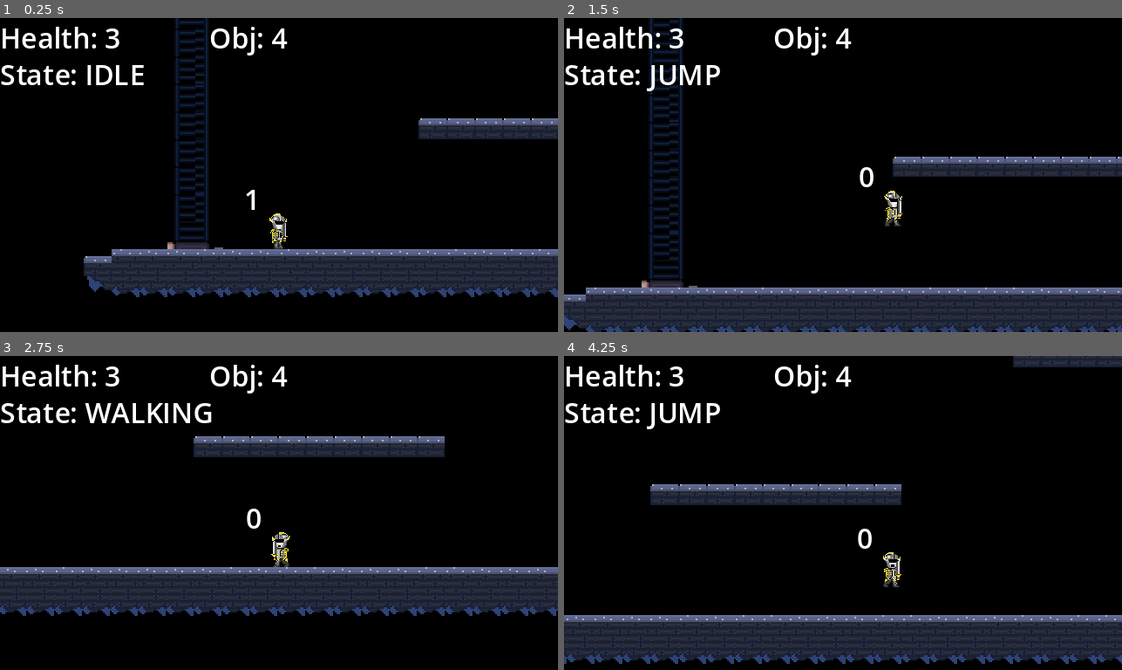
Above: before the commit, frames 1-4 (two rows, left to right).
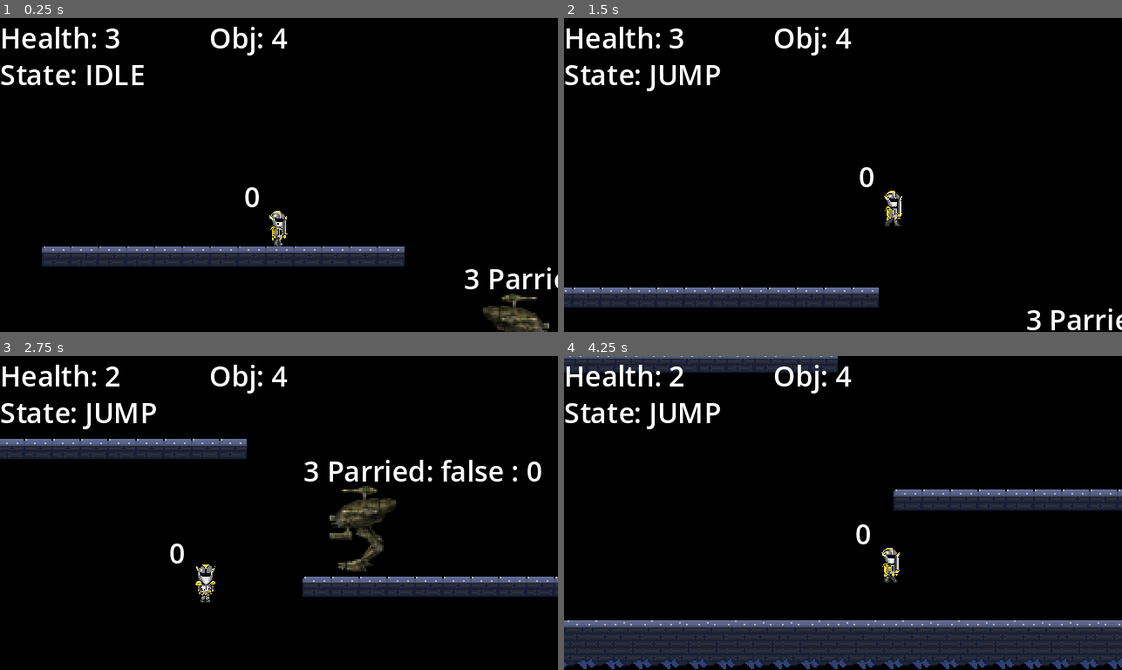
Above: after the commit, the same moments.

Repository: bermuda-ix/GODOT_PROJECTS
Game: Godot game, scene res://levels/enemy_test.tscn
The game is run twice, just before and just after one commit, with the same random seed, the same clock (stepped at 60 frames per second) and the same inputs. This scene is started directly instead of the project's main scene.
Inputs (mouse positions are in pixels of both pictures, inside the frame that each line leads up to):
- Up to frame 1 (0.25 s): no input
- Up to frame 2 (1.5 s): tap Enter (ui_accept) at 0.5 s; move the mouse to (965, 159) at 0.52 s; hold Right (ui_right) from 0.53 s (still down); tap E (parry) at 0.6 s; tap Space (jump) at 0.77, 0.8, 1.07, 1.35 s; move the mouse to (731, 190) at 1.27 s
- Up to frame 3 (2.75 s): tap Space (jump) at 1.52, 1.82, 2.3 s; tap E (parry) at 1.55 s; move the mouse to (334, 443) at 2.02 s; release Right (ui_right) at 2.03 s; hold Left (ui_left) from 2.03 s (still down); tap Ctrl (Dodge) at 2.1 s
- Up to frame 4 (4.25 s): move the mouse to (815, 575) at 2.77 s; release Left (ui_left) at 2.78 s; hold Right (ui_right) from 2.78 s (still down); click (815, 575) at 2.85 s; tap Space (jump) at 3.02, 3.32, 3.77, 3.8, 4.07 s; tap E (parry) at 3.05, 3.6 s; move the mouse to (1010, 560) at 3.52 s

The runs differ from the first frame. In frame 1, 14% of the frame differs, in the area x 7-100%, y 0-100%; in frame 2, 15%; in frame 3, 21%, in the area x 0-100%, y 3-83%; in frame 4, 16%.

Commit message:
Added Parry functions
Parrybox, Enemy Stunned, Parried in hurtboxes

Diff:
--- a/FirstProj/MainProjFolder/Component/hurtbox_temlplate.gd
+++ b/FirstProj/MainProjFolder/Component/hurtbox_temlplate.gd
@@ -4,13 +4,14 @@
 
 signal received_damage(damage: int)
 signal got_hit()
+signal parried()
 
 @export var health: Health
 
 
 func _ready():
 	connect("area_entered", _on_area_entered)
-
+	connect("area_entered", _on_parried)
 
 func _on_area_entered(hitbox: HitBox) -> void:
 	if hitbox != null:
@@ -18,3 +19,7 @@
 		print(health.health)
 		received_damage.emit(hitbox.damage)
 		got_hit.emit()
+
+func _on_parried(parrybox: ParryBox) -> void:
+	if parrybox!= null:
+		parried.emit()
--- /dev/null
+++ b/FirstProj/MainProjFolder/Component/parrybox_template.gd
@@ -0,0 +1,10 @@
+class_name ParryBox
+extends Area2D
+
+@export var knockback: Vector2 = Vector2.ZERO : set = set_knockback, get = get_knockback
+
+func set_knockback(value: Vector2):
+	knockback = value
+
+func get_knockback() -> Vector2:
+	return knockback
--- a/FirstProj/MainProjFolder/chars/base_enemy.tscn
+++ b/FirstProj/MainProjFolder/chars/base_enemy.tscn
@@ -41,8 +41,6 @@
 target_position = Vector2(112, 0)
 collision_mask = 2
 
-[node name="ChaseTimer" type="Timer" parent="."]
-
 [node name="JumpChecks" type="Node2D" parent="."]
 
 [node name="FloorJumpCheckRight" type="RayCast2D" parent="JumpChecks"]
@@ -71,11 +69,21 @@
 
 [node name="JumpTimer" type="Timer" parent="."]
 
+[node name="ParryTimer" type="Timer" parent="."]
+wait_time = 3.0
+one_shot = true
+
+[node name="ChaseTimer" type="Timer" parent="."]
+
 [node name="Health" type="Node" parent="."]
 script = ExtResource("1_onmna")
 
 [node name="HurtBox" type="Area2D" parent="."]
+collision_layer = 16
+collision_mask = 576
 script = ExtResource("2_8inku")
 
 [node name="HitBox" type="Area2D" parent="."]
+collision_layer = 8
+collision_mask = 128
 script = ExtResource("3_hclah")
--- a/FirstProj/MainProjFolder/chars/mech_enemy.gd
+++ b/FirstProj/MainProjFolder/chars/mech_enemy.gd
@@ -27,8 +27,11 @@
 
 @onready var health = $Health
 @onready var hurt_box = $HurtBox
+@onready var hb_collison = $HitBox/CollisionShape2D
 @onready var h_bar = $HBar
+@onready var parry_timer = $ParryTimer as Timer
 var immortal = false
+
 
 @export var wander_speed : float = 40.0
 @export var chase_speed : float = 80.0
@@ -42,15 +45,17 @@
 var player : PlayerEntity = null
 var jump_velocity = JUMP_VELOCITY
 var knockback : Vector2 = Vector2.ZERO
+var parried : bool = false
 
 enum States{
 	WANDER,
 	CHASE,
 	JUMP,
-	ATTACK
+	ATTACK,
+	PARRY
 }
 
-var current_state
+var current_state = States.WANDER
 var prev_state = States.WANDER
 
 func _ready():
@@ -88,11 +93,17 @@
 	if knockback == Vector2.ZERO:
 		handle_movement()
 
+	if parry_timer.is_stopped() :
+		current_state=prev_state
+		parried=false
 
 	handl_animation()
 
 	velocity.x = current_speed + knockback.x
-	move_and_slide()
+
+	if parried==false:
+		move_and_slide()
+
 	knockback = lerp(knockback, Vector2.ZERO, 0.1)
 
 
@@ -140,8 +151,7 @@
 
 				#current_state=States.JUMP
 
-			if ( (leap_up_check_right.is_colliding() and current_speed>0 ) or \
-			 (leap_up_check_left.is_colliding() and current_speed<0 ) ) and position.y>player.position.y:
+			if ( (leap_up_check_right.is_colliding() and current_speed>0 ) or (leap_up_check_left.is_colliding() and current_speed<0 ) ) and position.y>player.position.y:
 				velocity.y = jump_velocity*1.2
 			#
 			if direction.x < 0:
@@ -240,6 +250,9 @@
 						current_speed = -jump_speed
 					else:
 						current_speed = jump_speed
+			States.PARRY:
+				hb_collison.disabled=true
+
 		print(cur_state)
 
 
@@ -251,12 +264,12 @@
 		print("level complete")
 
 func health_bar():
-	h_bar.text=str(health.health, " immortal: ", immortal)
+	h_bar.text=str(health.health, " Parried: ", parried, " : ", parry_timer.time_left)
 
 func _on_hurt_box_got_hit():
-	#health.set_immortality(0.5)
-	knockback.x = 350
-	velocity.y=jump_velocity/2
+	health.set_temporary_immortality(0.2)
+	#knockback.x = 350
+	#velocity.y=jump_velocity/2
 	#if animated_sprite_2d.flip_h:
 		##velocity.y = jump_velocity/3
 		##position.x = position.x-50
@@ -264,3 +277,14 @@
 	#else:
 		##velocity.y = jump_velocity/3
 		##position.x = position.x+50
+
+
+func _on_hurt_box_parried():
+	current_state=States.PARRY
+	print("PARRIED")
+	parry_timer.start()
+	knockback.x = 450
+	await get_tree().create_timer(0.3).timeout
+	set_state(current_state, States.PARRY)
+	#velocity.y=jump_velocity/2
+	parried = true
--- a/FirstProj/MainProjFolder/chars/mech_enemy.tscn
+++ b/FirstProj/MainProjFolder/chars/mech_enemy.tscn
@@ -195,15 +195,6 @@
 position = Vector2(-2.5, -24)
 shape = SubResource("RectangleShape2D_8mxw5")
 
-[node name="HurtBox" parent="." index="10" node_paths=PackedStringArray("health")]
-collision_layer = 16
-collision_mask = 64
-health = NodePath("../Health")
-
-[node name="CollisionShape2D" type="CollisionShape2D" parent="HurtBox" index="0"]
-position = Vector2(-2, -24)
-shape = SubResource("RectangleShape2D_ohrrw")
-
 [node name="HBar" type="Label" parent="." index="11"]
 offset_left = -32.0
 offset_top = -72.0
@@ -211,9 +202,12 @@
 offset_bottom = -49.0
 text = "HEALTH"
 
-[node name="HitBox" parent="." index="12"]
-collision_layer = 8
-collision_mask = 128
+[node name="HurtBox" parent="." index="12" node_paths=PackedStringArray("health")]
+health = NodePath("../Health")
+
+[node name="CollisionShape2D" type="CollisionShape2D" parent="HurtBox" index="0"]
+position = Vector2(-2, -24)
+shape = SubResource("RectangleShape2D_ohrrw")
 
 [node name="CollisionShape2D" type="CollisionShape2D" parent="HitBox" index="0"]
 position = Vector2(-2.25, -24)
@@ -221,3 +215,4 @@
 
 [connection signal="health_depleted" from="Health" to="." method="_on_health_health_depleted"]
 [connection signal="got_hit" from="HurtBox" to="." method="_on_hurt_box_got_hit"]
+[connection signal="parried" from="HurtBox" to="." method="_on_hurt_box_parried"]
--- a/FirstProj/MainProjFolder/levels/enemy_test.tscn
+++ b/FirstProj/MainProjFolder/levels/enemy_test.tscn
@@ -6,7 +6,7 @@
 [node name="EnemyTest" instance=ExtResource("1_wweet")]
 
 [node name="PC" parent="." index="0"]
-position = Vector2(32, 0)
+position = Vector2(456, -152)
 collision_layer = 3
 
 [node name="LevelTileMap" parent="." index="2"]
--- a/FirstProj/MainProjFolder/levels/world.gd
+++ b/FirstProj/MainProjFolder/levels/world.gd
@@ -35,7 +35,7 @@
 	get_health()
 	set_health()
 	if obj<=1:
-		Events.level_completed.connect(show_level_complete)
+		Events.leveAAAl_completed.connect(show_level_complete)
 	label.text=str("Obj: ",obj)
 
 func show_level_complete():
--- a/FirstProj/MainProjFolder/pc.gd
+++ b/FirstProj/MainProjFolder/pc.gd
@@ -42,6 +42,9 @@
 @onready var hit_box = $HitBox
 @onready var hb_right = $HitBox/HBRight
 @onready var hb_left = $HitBox/HBLeft
+@onready var pb_left = $ParryBox/PBLeft
+@onready var pb_right = $ParryBox/PBRight
+
 
 var knockback : Vector2 = Vector2.ZERO
 
@@ -53,7 +56,8 @@
 	hit_box_pos=hit_box.position
 	hb_left.disabled=true
 	hb_right.disabled=true
-
+	pb_left.disabled=true
+	pb_right.disabled=true
 
 func _process(delta):
 	var input_axis = Input.get_axis("walk_left", "walk_right")
@@ -82,6 +86,8 @@
 			cur_state = "SPRINTING"
 		States.PARRY:
 			cur_state = "PARRY"
+			set_state(state, States.PARRY)
+
 
 	dodge(input_axis, delta)
 	if Input.is_action_just_pressed("walk_right"):
@@ -332,10 +338,16 @@
 	if Input.is_action_just_pressed("parry"):
 		parry_timer.start()
 		parry_stance=true
+		state=States.PARRY
+		if face_right==true:
+			pb_left.disabled=false
+		if face_right==false:
+			pb_right.disabled=false
 
 	elif Input.is_action_just_released("parry") or parry_timer.is_stopped():
 		parry_timer.stop()
 		parry_stance=false
+		state=States.IDLE
 		#idle_state = true
 
 
@@ -420,8 +432,14 @@
 			anim_player.play("dodge")
 			velocity.y=0
 			movement_data.friction=5000
-
-
+		#States.PARRY:
+
+
+
+
+	if state!=States.PARRY:
+		pb_left.disabled=true
+		pb_right.disabled=true
 func get_state() -> String:
 	return cur_state
 
--- a/FirstProj/MainProjFolder/pc.tscn
+++ b/FirstProj/MainProjFolder/pc.tscn
@@ -7,6 +7,7 @@
 [ext_resource type="Script" path="res://Component/health.gd" id="4_q0gnn"]
 [ext_resource type="Script" path="res://Component/hitbox_template.gd" id="6_y7jp7"]
 [ext_resource type="Script" path="res://Component/hurtbox_temlplate.gd" id="7_h23sv"]
+[ext_resource type="Script" path="res://Component/parrybox_template.gd" id="8_7q1rp"]
 
 [sub_resource type="RectangleShape2D" id="RectangleShape2D_pue1l"]
 resource_local_to_scene = true
@@ -594,6 +595,12 @@
 [sub_resource type="RectangleShape2D" id="RectangleShape2D_oupih"]
 size = Vector2(14, 22)
 
+[sub_resource type="RectangleShape2D" id="RectangleShape2D_e3ejd"]
+size = Vector2(7, 20)
+
+[sub_resource type="RectangleShape2D" id="RectangleShape2D_efknh"]
+size = Vector2(5, 20)
+
 [node name="PC" type="CharacterBody2D" node_paths=PackedStringArray("health") groups=["player"]]
 position = Vector2(0, 2)
 collision_layer = 2
@@ -697,6 +704,21 @@
 position = Vector2(0, -13)
 shape = SubResource("RectangleShape2D_oupih")
 
+[node name="ParryBox" type="Area2D" parent="."]
+collision_layer = 512
+collision_mask = 16
+script = ExtResource("8_7q1rp")
+
+[node name="PBLeft" type="CollisionShape2D" parent="ParryBox"]
+position = Vector2(6.5, -12)
+shape = SubResource("RectangleShape2D_e3ejd")
+disabled = true
+
+[node name="PBRight" type="CollisionShape2D" parent="ParryBox"]
+position = Vector2(-7.5, -12)
+shape = SubResource("RectangleShape2D_efknh")
+disabled = true
+
 [connection signal="health_depleted" from="Health" to="." method="_on_health_health_depleted"]
 [connection signal="area_entered" from="HazardDetector" to="." method="_on_hazard_detector_area_entered"]
 [connection signal="got_hit" from="HurtBox" to="." method="_on_hurt_box_got_hit"]
--- a/FirstProj/MainProjFolder/project.godot
+++ b/FirstProj/MainProjFolder/project.godot
@@ -125,6 +125,8 @@
 2d_physics/layer_6="Collectable"
 2d_physics/layer_7="PlayerHitbox"
 2d_physics/layer_8="PlayerHurtbox"
+2d_physics/layer_9="Parry"
+2d_physics/layer_10="PlayerParry"
 
 [rendering]
 
Not shown: 1 places in FirstProj/MainProjFolder/pc.tscn that only renumber resources
Not shown, added: FirstProj/MainProjFolder/levels/con65D7.tmp
Not shown, added: FirstProj/MainProjFolder/levels/con875B.tmp
